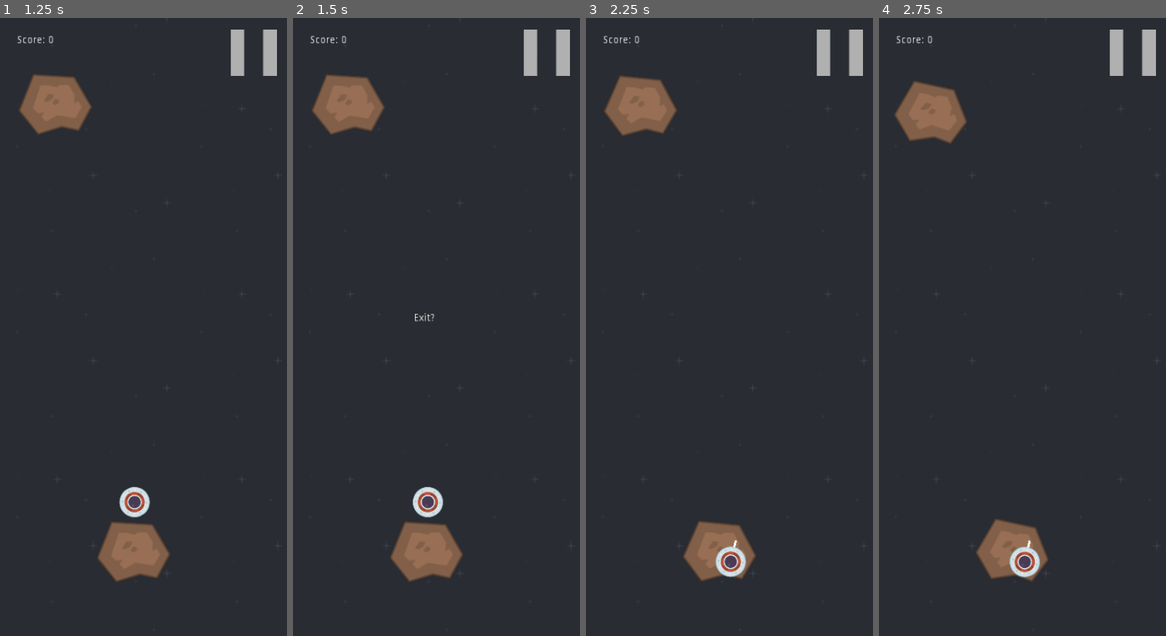
Above: before the commit, frames 1-4 (left to right).
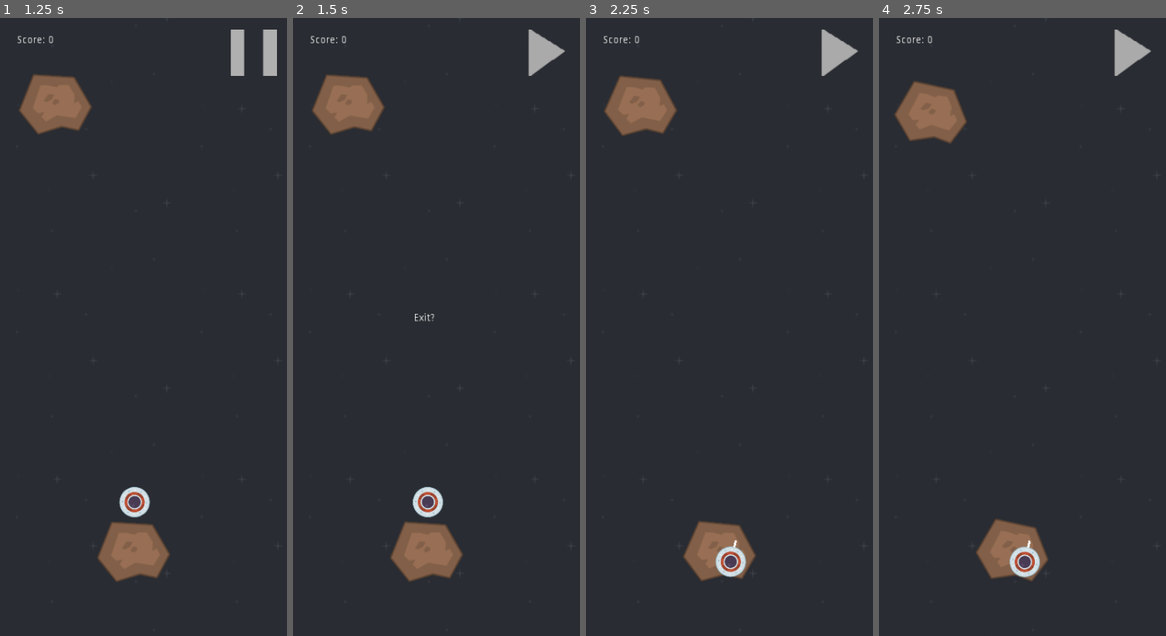
Above: after the commit, the same moments.

Repository: brendankhoury/To-the-moon-and-hack
Game: Godot game, scene res://Src/Main.tscn
Two runs of this game, one before a commit and one after it. Both use one fixed random seed, a clock stepped at 60 frames per second and the inputs below.
Inputs (mouse positions are in pixels of both pictures, inside the frame that each line leads up to):
- Up to frame 1 (1.25 s): click "Press to Start" at 0.5 s
- Up to frame 2 (1.5 s): click (545, 55) at 1.25 s
- Up to frame 3 (2.25 s): tap Enter at 2 s; move the mouse to (792, 296) at 2.02 s; hold Space (tap) from 2.03 s (still down)
- Up to frame 4 (2.75 s): keep holding Space (tap)

Frame 1 is identical in both runs. In frame 2, 0.8% of the frame differs, in the area x 80-97%, y 1-10%; in frame 3, 0.8%; in frame 4, 0.8%.

Commit message:
Made pause change to play sometimes

Diff:
--- a/Src/Main.tscn
+++ b/Src/Main.tscn
@@ -31,6 +31,10 @@
 
 var paused = false
 
+var pause_texture: Texture = preload(\"res://Assets/pause.png\")
+var play_texture: Texture = preload(\"res://Assets/play.png\")
+
+
 func _on_TextureButton_button_down():
 	if get_parent().get_node(\"StartButton\").started:
 		paused = true
@@ -38,7 +42,12 @@
 		get_parent().get_node(\"StartButton\").disabled = false
 		get_parent().get_node(\"StartButton\").visible = true
 		down = true
-	pass # Replace with function body.
+	if paused:
+		texture_normal = play_texture
+	else:
+		texture_normal = pause_texture
+
+
 func _on_TextureButton_button_up():
 	if get_parent().get_node(\"StartButton\").started:
 		if up:
@@ -50,7 +59,11 @@
 		if down:
 			down = false
 			up = true
-	pass # Replace with function body.
+
+	if paused:
+		texture_normal = play_texture
+	else:
+		texture_normal = pause_texture
 "
 
 [sub_resource type="Curve2D" id=3]
